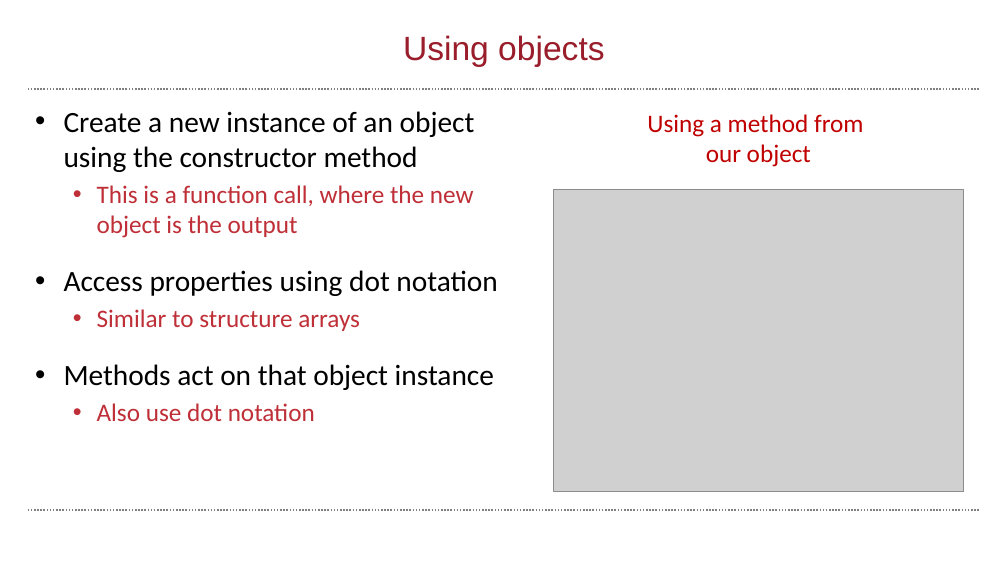
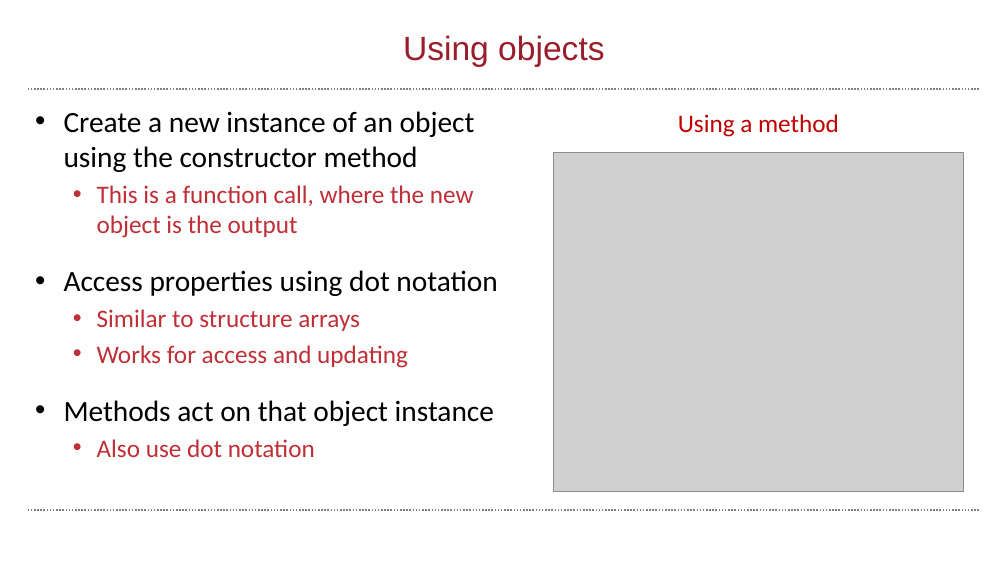
Before and after one commit to wbif-bristol/MATLAB-course, a slide deck: slide 69 of Session 3 - Advanced data structures/MATLAB Session 3.pptx (slide 63 before the commit). Drawn at 1008x567 pixels with LibreOffice and Linux fonts; fonts in the diff are those of the drawing; grey boxes stand for pictures; background and template pictures are left out. Boxes give left, top, right and bottom in pixels: in the first picture for what was removed or moved away, otherwise in the second. Text is boxed around its words. In the diff, an @@ line names an element or a change of style, - is before the commit and + after.

```diff
--- a/Session 3 - Advanced data structures/MATLAB Session 3.pptx
+++ b/Session 3 - Advanced data structures/MATLAB Session 3.pptx
@@ text at [678, 114, 839, 137]: text changed @@
-Using a method from
-our object
+Using a method
@@ picture: place and size @@
-picture at [554, 190, 963, 492]
+picture at [554, 153, 963, 492]
@@ text at [97, 345, 408, 368]: paragraph added @@
+  • Works for access and updating
```
Also in this commit, not shown: 4 other slides changed, 10 slides added, 1 slide removed, 2 other files.
